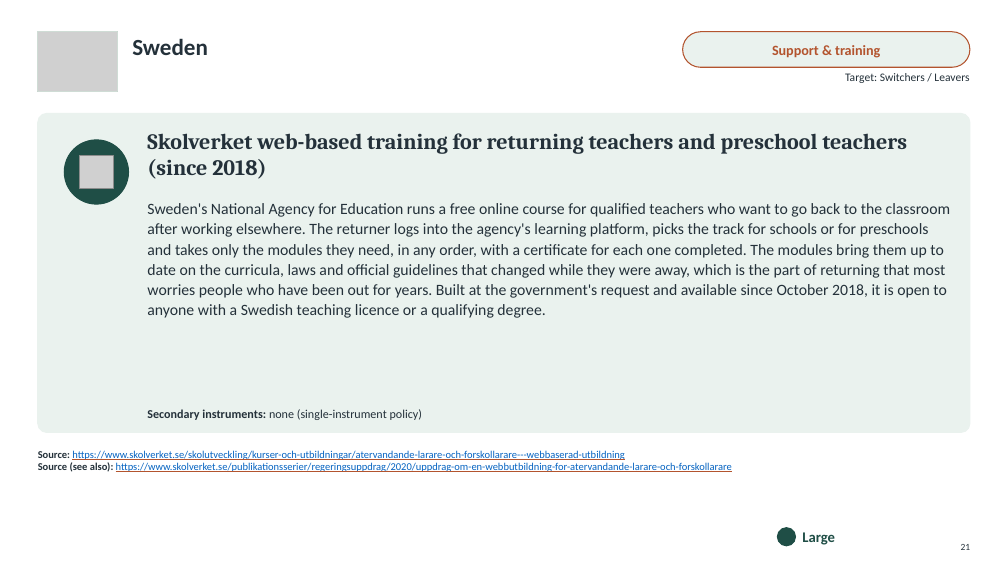
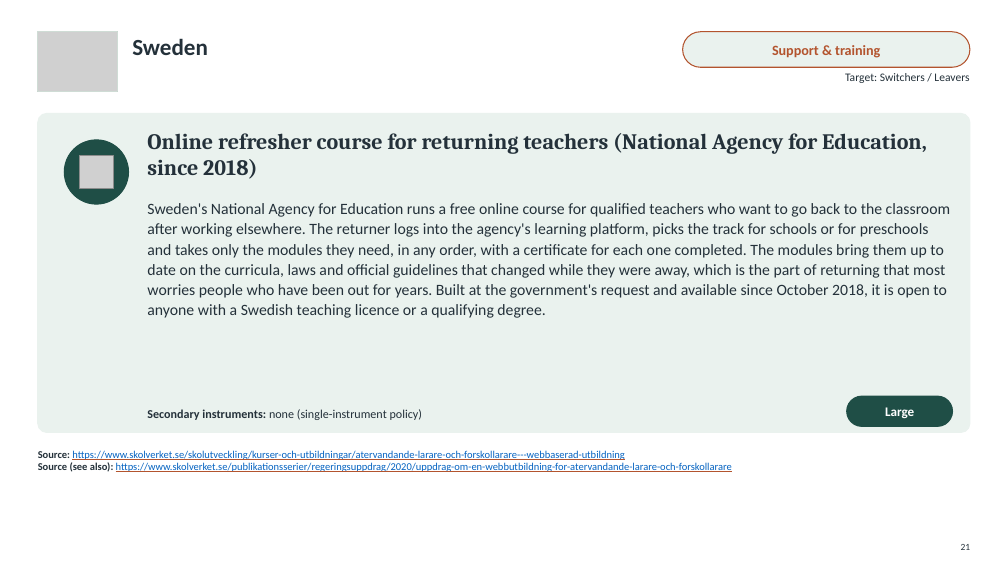
Before and after one commit to jedr1-ship-it/Alternative-Pathways----Quant, a slide deck: slide 21 of policies/Re-attracting_Former_Teachers.pptx. Drawn at 1008x567 pixels with LibreOffice and Linux fonts; fonts in the diff are those of the drawing; grey boxes stand for pictures. Boxes give left, top, right and bottom in pixels: in the first picture for what was removed or moved away, otherwise in the second. Text is boxed around its words. In the diff, an @@ line names an element or a change of style, - is before the commit and + after.

```diff
--- a/policies/Re-attracting_Former_Teachers.pptx
+++ b/policies/Re-attracting_Former_Teachers.pptx
@@ text at (x1=147, y1=133, x2=927, y2=179): text changed @@
-Skolverket web-based training for returning teachers and preschool teachers (since 2018)
+Online refresher course for returning teachers (National Agency for Education, since 2018)
@@ text "Large" moved from (x1=802, y1=532, x2=835, y2=545) to (x1=885, y1=407, x2=914, y2=419) @@
@@ text "Large" at (x1=885, y1=407, x2=914, y2=419): size 14 to 12.5 pt, text colour #1F4E46 to #FFFFFF; alignment left to centre @@
@@ rounded rectangle added at (x1=847, y1=396, x2=953, y2=426), fill #1F4E46, outline #1F4E46 1 pt @@
@@ ellipse removed at (x1=777, y1=528, x2=796, y2=546) @@
```
Also in this commit, not shown: 32 other slides changed, 2 other files.
